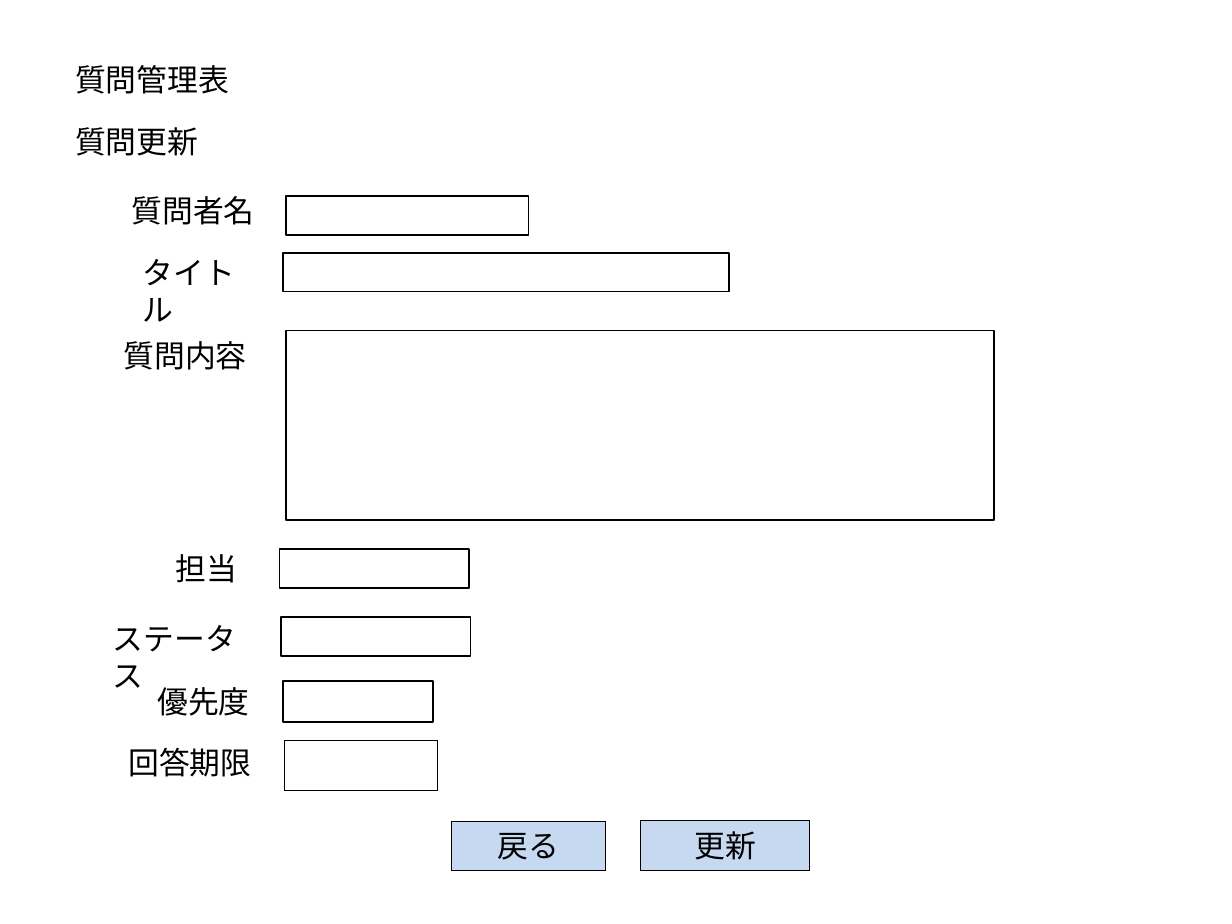
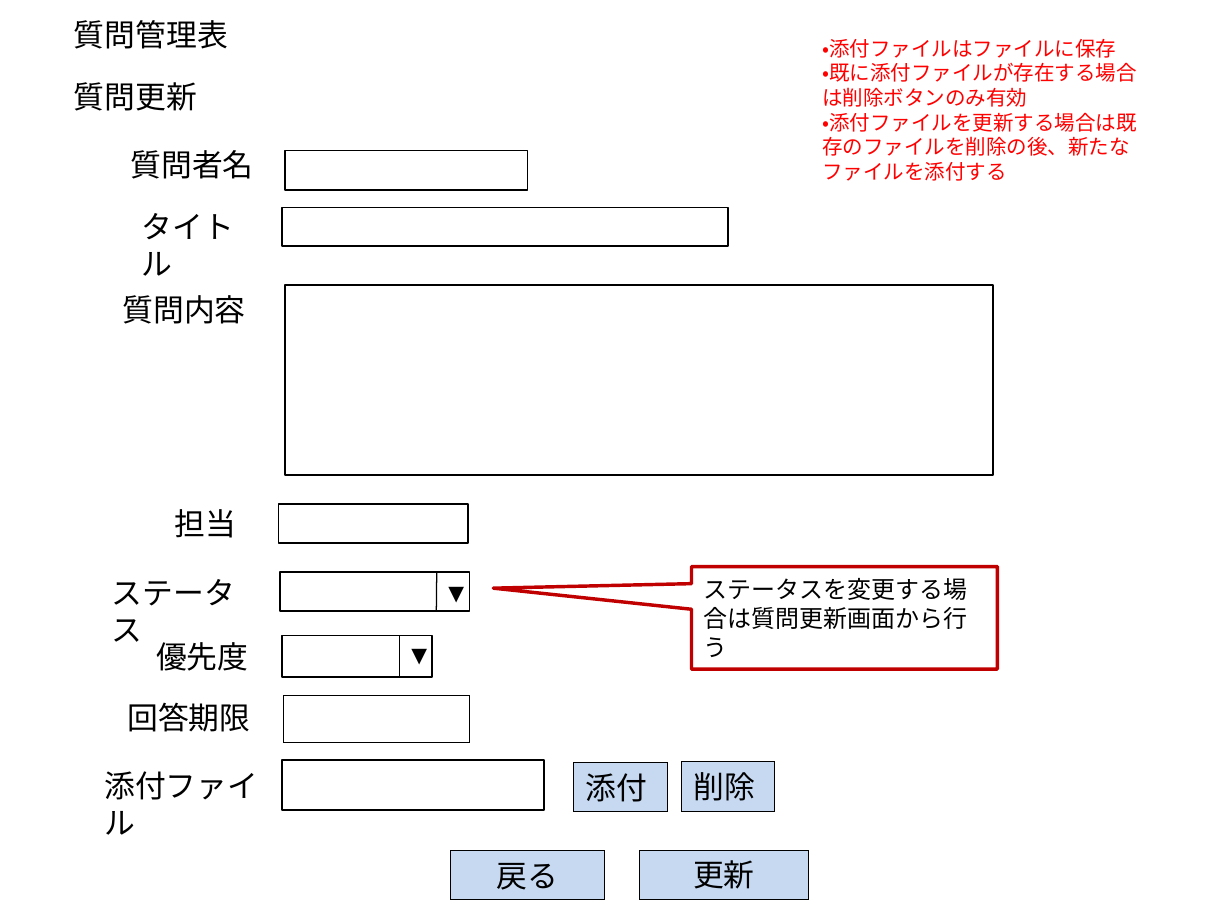
Before and after one commit to t-shimada/qa-docs, a slide deck: slide 4 of 画面一覧.pptx. Drawn at 1232x924 pixels with LibreOffice and Linux fonts; fonts in the diff are those of the drawing. Boxes give left, top, right and bottom in pixels: in the first picture for what was removed or moved away, otherwise in the second. Text is boxed around its words. In the diff, an @@ line names an element or a change of style, - is before the commit and + after.

Commit message:
画面一覧とテーブル仕様書を修正

```diff
--- a/画面一覧.pptx
+++ b/画面一覧.pptx
@@ text added at box(822, 39, 1137, 181), 12 pt, text #FF0000 @@
+・添付ファイルはファイルに保存
+・既に添付ファイルが存在する場合は削除ボタンのみ有効
+・添付ファイルを更新する場合は既存のファイルを削除の後、新たなファイルを添付する
@@ 9 texts, 6 rectangles: place and size @@
-9 texts, 6 rectangles at box(75, 65, 994, 777)
+9 texts, 6 rectangles at box(74, 20, 993, 732)
@@ speech box added at box(691, 567, 997, 669), fill #FFFFFF, outline #C00000 2 pt, 14 pt, text #000000 @@
+ステータスを変更する場合は質問更新画面から行う
@@ text added at box(436, 574, 469, 611), 12 pt, text #000000 @@
+▼
@@ line added from (436, 572) to (436, 610), #000000 0.75 pt @@
@@ text added at box(399, 637, 432, 674), 12 pt, text #000000 @@
+▼
@@ line added from (399, 637) to (399, 676), #000000 0.75 pt @@
@@ rectangle: place and size @@
-rectangle at box(285, 740, 439, 790)
+rectangle at box(283, 695, 469, 742)
@@ text added at box(104, 771, 258, 835), 18 pt, text #000000 @@
+添付ファイル
@@ rectangle added at box(282, 760, 545, 809), fill #FFFFFF, outline #000000 1 pt @@
@@ rectangle added at box(573, 763, 667, 812), fill #C6D9F1, outline #000000 0.75 pt, 18 pt, text #000000 @@
+添付
@@ rectangle added at box(681, 761, 775, 811), fill #C6D9F1, outline #000000 0.75 pt, 18 pt, text #000000 @@
+削除
@@ rectangle "戻る": place and size @@
-rectangle "戻る" at box(452, 821, 606, 870)
+rectangle "戻る" at box(451, 850, 605, 899)
@@ rectangle "更新": place and size @@
-rectangle "更新" at box(641, 821, 811, 870)
+rectangle "更新" at box(639, 850, 809, 899)
```
Also in this commit, not shown: 5 other slides changed, 1 slide added, 1 slide removed, 2 other files.
